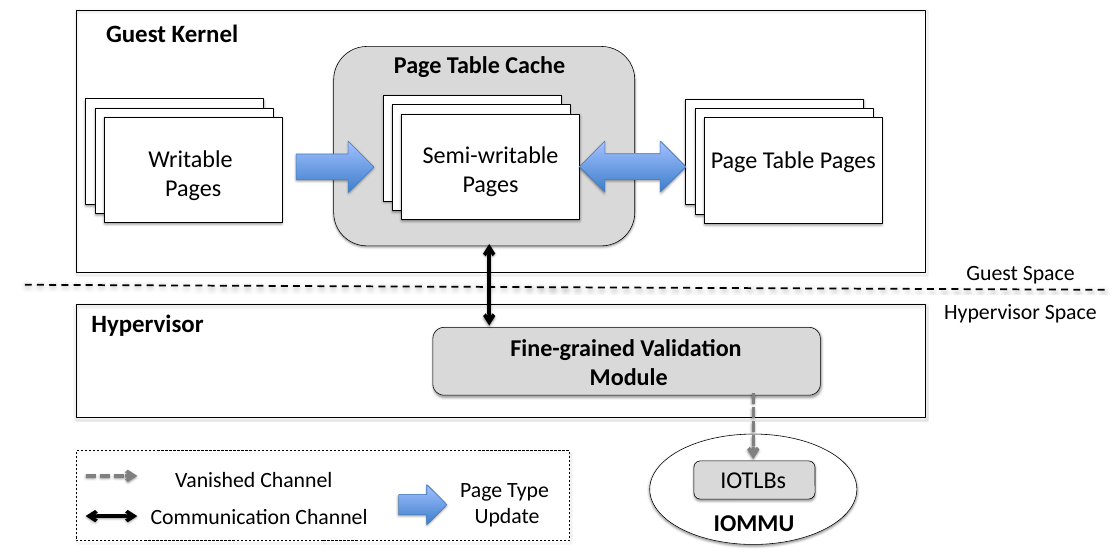
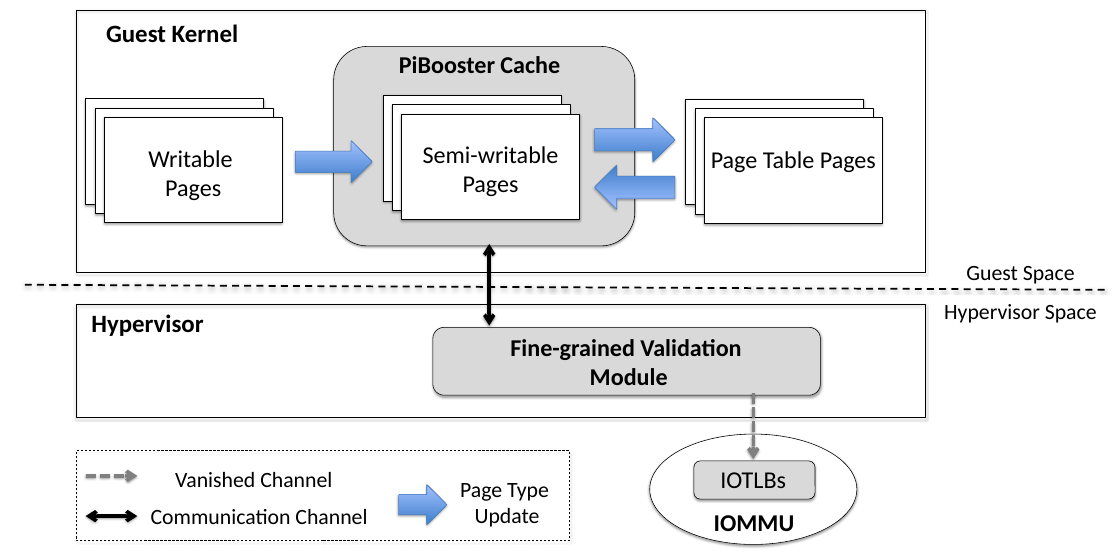
Before and after one commit to strongerwill/FastIO, a slide deck: slide 1 of doc/paper/image/overview/arch.pptx. Drawn at 1120x560 pixels with LibreOffice and Linux fonts; fonts in the diff are those of the drawing. Boxes give left, top, right and bottom in pixels: in the first picture for what was removed or moved away, otherwise in the second. Text is boxed around its words. In the diff, an @@ line names an element or a change of style, - is before the commit and + after.

```diff
--- a/doc/paper/image/overview/arch.pptx
+++ b/doc/paper/image/overview/arch.pptx
@@ text at (x1=399, y1=56, x2=560, y2=73): text changed @@
-Page Table Cache
+PiBooster Cache
@@ right arrow added at (x1=595, y1=118, x2=675, y2=162), fill gradient #3F80CE to #A4C4FF, outline #4B7EBC 0.75 pt @@
@@ right arrow resized from (x1=296, y1=141, x2=374, y2=193) to (x1=295, y1=141, x2=372, y2=183) @@
@@ left right arrow removed at (x1=580, y1=141, x2=686, y2=192) @@
@@ right arrow added at (x1=595, y1=165, x2=675, y2=209), fill gradient #3F80CE to #A4C4FF, outline #4B7EBC 0.75 pt @@
```
Also in this commit, not shown: 1 other file.
